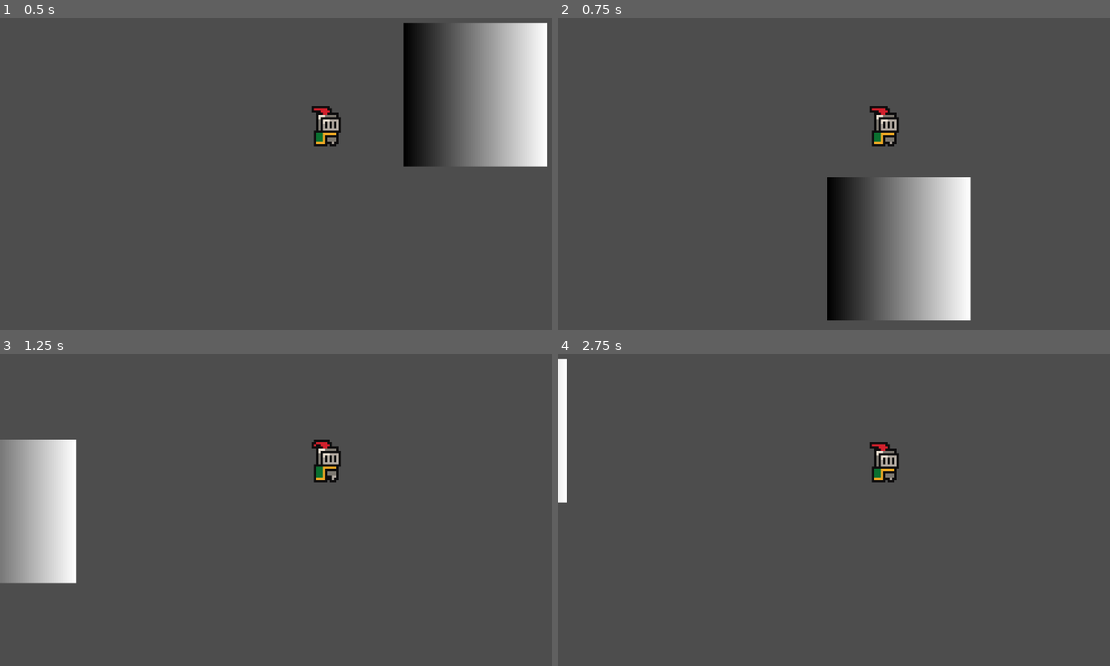
Above: before the commit, frames 1-4 (two rows, left to right).
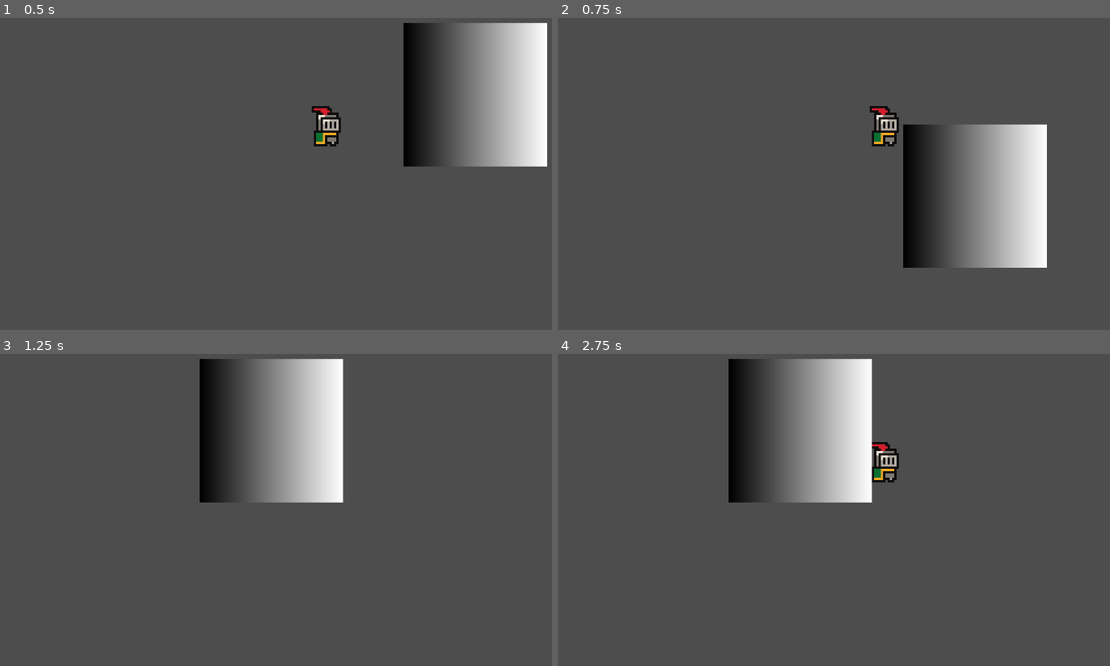
Above: after the commit, the same moments.

Repository: Zbeyer/PixelQuest
Game: Godot game, scene res://scenes/main.tscn
The game is run twice, just before and just after one commit, with the same random seed, the same clock (stepped at 60 frames per second) and the same inputs.
Inputs:
- Up to frame 1 (0.5 s): no input
- Up to frame 2 (0.75 s): tap Enter (ui_accept) at 0.5 s; hold Right (ui_right) from 0.53 s (still down)
- Up to frame 3 (1.25 s): keep holding Right (ui_right); tap Enter (ui_accept) at 0.77 s
- Up to frame 4 (2.75 s): tap Enter (ui_accept) at 1.52 s; release Right (ui_right) at 2.03 s; hold Left (ui_left) from 2.03 s (still down)

Frame 1 is identical in both runs. In frame 2, 17% of the frame differs, in the area x 48-89%, y 33-97%; in frame 3, 16%; in frame 4, 11%.

Commit message:
moved player script into script folder

Diff:
--- /dev/null
+++ b/main.tscn
@@ -0,0 +1,3 @@
+[gd_scene format=3 uid="uid://dm3ca3p3q5f3h"]
+
+[node name="Node2D" type="Node2D"]
--- a/scenes/player.tscn
+++ b/scenes/player.tscn
@@ -1,6 +1,6 @@
 [gd_scene load_steps=9 format=3 uid="uid://bgxyftglopdbu"]
 
-[ext_resource type="Script" path="res://scenes/player.gd" id="1_id23e"]
+[ext_resource type="Script" path="res://scripts/player.gd" id="1_id23e"]
 [ext_resource type="Texture2D" uid="uid://1hs6xi4he407" path="res://assets/brackeys_platformer_assets/sprites/knight.png" id="1_ierxh"]
 
 [sub_resource type="CircleShape2D" id="CircleShape2D_4cvxb"]
--- a/scenes/player.gd
+++ b/scripts/player.gd
@@ -1,8 +1,8 @@
 extends CharacterBody2D
 
 
-const SPEED = 300.0
-const JUMP_VELOCITY = -400.0
+const SPEED = 130.0
+const JUMP_VELOCITY = -300.0
 
 # Get the gravity from the project settings to be synced with RigidBody nodes.
 var gravity = ProjectSettings.get_setting("physics/2d/default_gravity")
